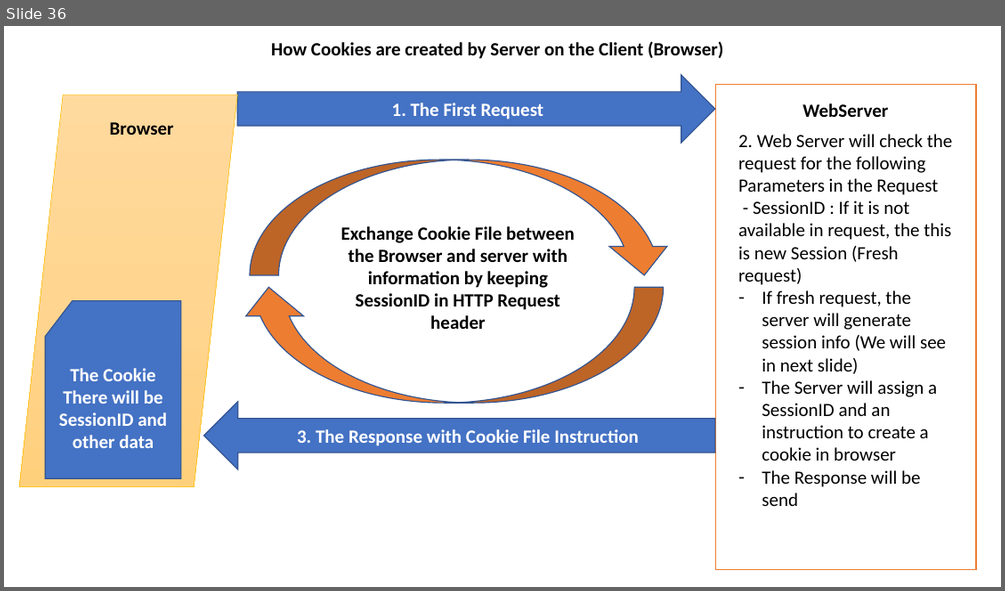
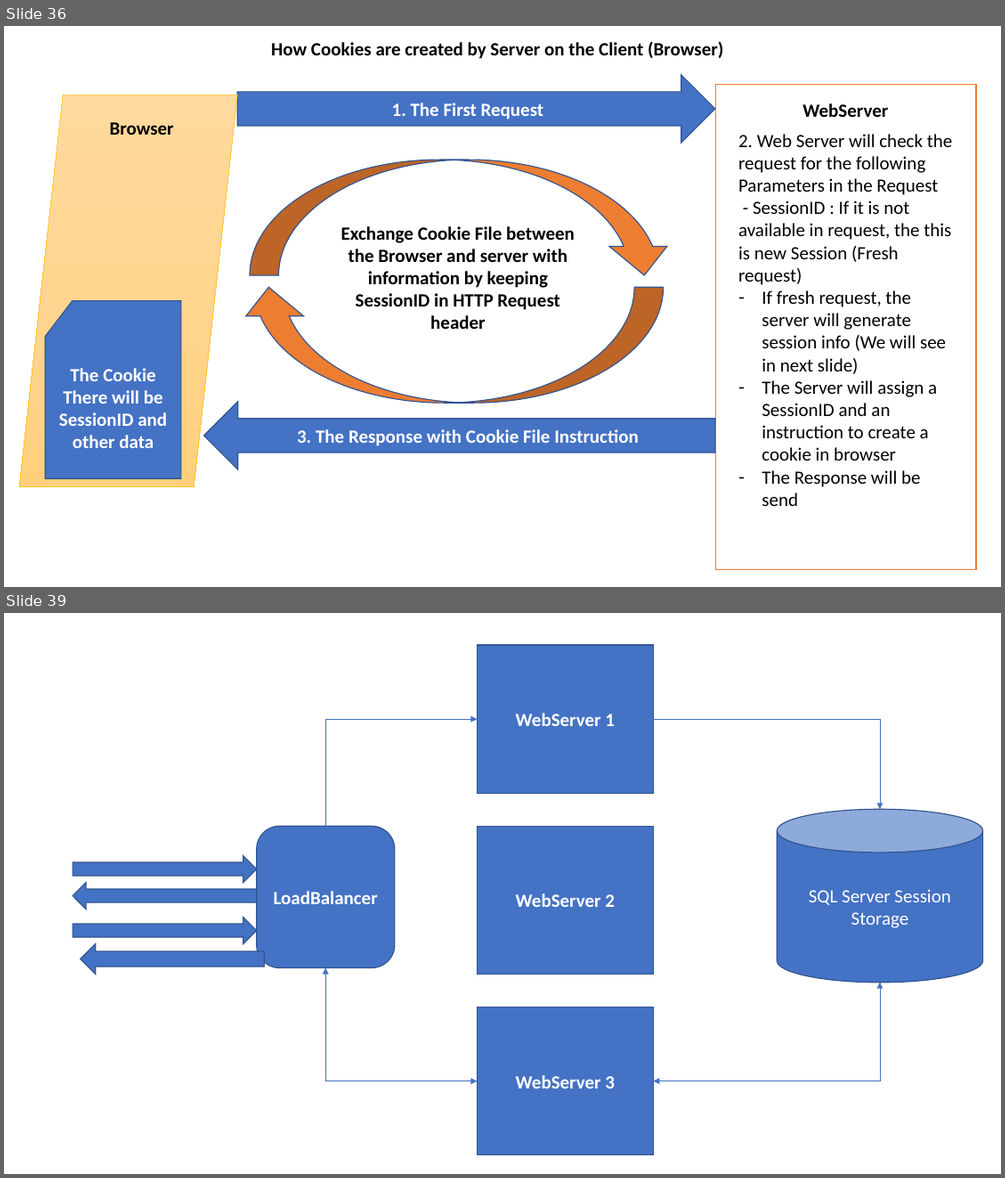
Before and after one commit to maheshsabnis/NetFrwk_Projects, a slide deck: Training-Images.pptx. Shown one above the other, each under a label of ours: slide 36 before the commit, slides 36 and 39 after it; the slides between them are not shown. The pictures are 1005x591 and 1005x1178 pixels, drawn with LibreOffice and Linux fonts; fonts in the diff are those of the drawing. Boxes give left, top, right and bottom in pixels: in the first picture for what was removed or moved away, otherwise in the second. Text is boxed around its words. In the diff, an @@ line names an element or a change of style, - is before the commit and + after.

```diff
--- a/Training-Images.pptx
+++ b/Training-Images.pptx
@@ slide 39 added at box(4, 613, 1001, 1174), background #FFFFFF @@
@@ rectangle added at box(477, 645, 654, 793), fill #4472C4, outline #325491 1 pt, 18 pt, text #FFFFFF, bold @@
+WebServer 1
@@ elbow arrow added from (325, 826) to (477, 719), #4472C4 0.5 pt @@
@@ elbow arrow added from (653, 719) to (880, 809), #4472C4 0.5 pt @@
@@ rounded rectangle added at box(257, 826, 395, 968), fill #4472C4, outline #325491 1 pt, 18 pt, text #FFFFFF, bold @@
+LoadBalancer
@@ rectangle added at box(477, 826, 654, 974), fill #4472C4, outline #325491 1 pt, 18 pt, text #FFFFFF, bold @@
+WebServer 2
@@ cylinder added at box(777, 809, 984, 982), fill #4472C4, outline #325491 1 pt, 18 pt, text #FFFFFF @@
+SQL Server Session Storage
@@ right arrow added at box(73, 855, 257, 882), fill #4472C4, outline #325491 1 pt @@
@@ left arrow added at box(73, 882, 257, 909), fill #4472C4, outline #325491 1 pt @@
@@ right arrow added at box(73, 917, 257, 944), fill #4472C4, outline #325491 1 pt @@
@@ left arrow added at box(81, 943, 264, 973), fill #4472C4, outline #325491 1 pt @@
@@ elbow arrow added from (325, 967) to (477, 1081), #4472C4 0.5 pt @@
@@ elbow arrow added from (477, 1081) to (325, 967), #4472C4 0.5 pt @@
@@ elbow arrow added from (653, 1081) to (880, 982), #4472C4 0.5 pt @@
@@ elbow arrow added from (880, 982) to (653, 1081), #4472C4 0.5 pt @@
@@ rectangle added at box(477, 1007, 654, 1155), fill #4472C4, outline #325491 1 pt, 18 pt, text #FFFFFF, bold @@
+WebServer 3
```
Also in this commit, not shown: 2 other slides added, 16 other files.
